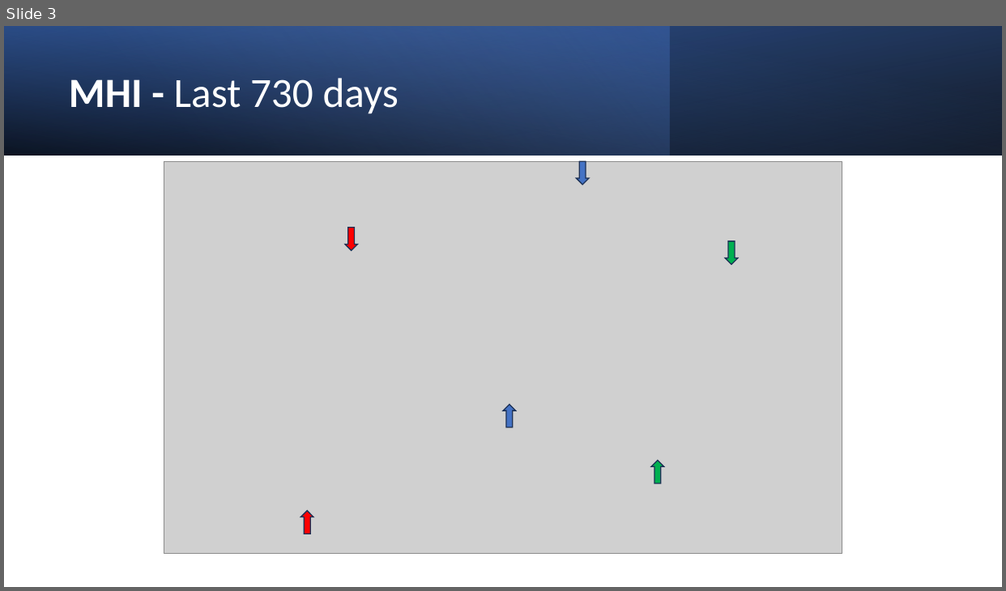
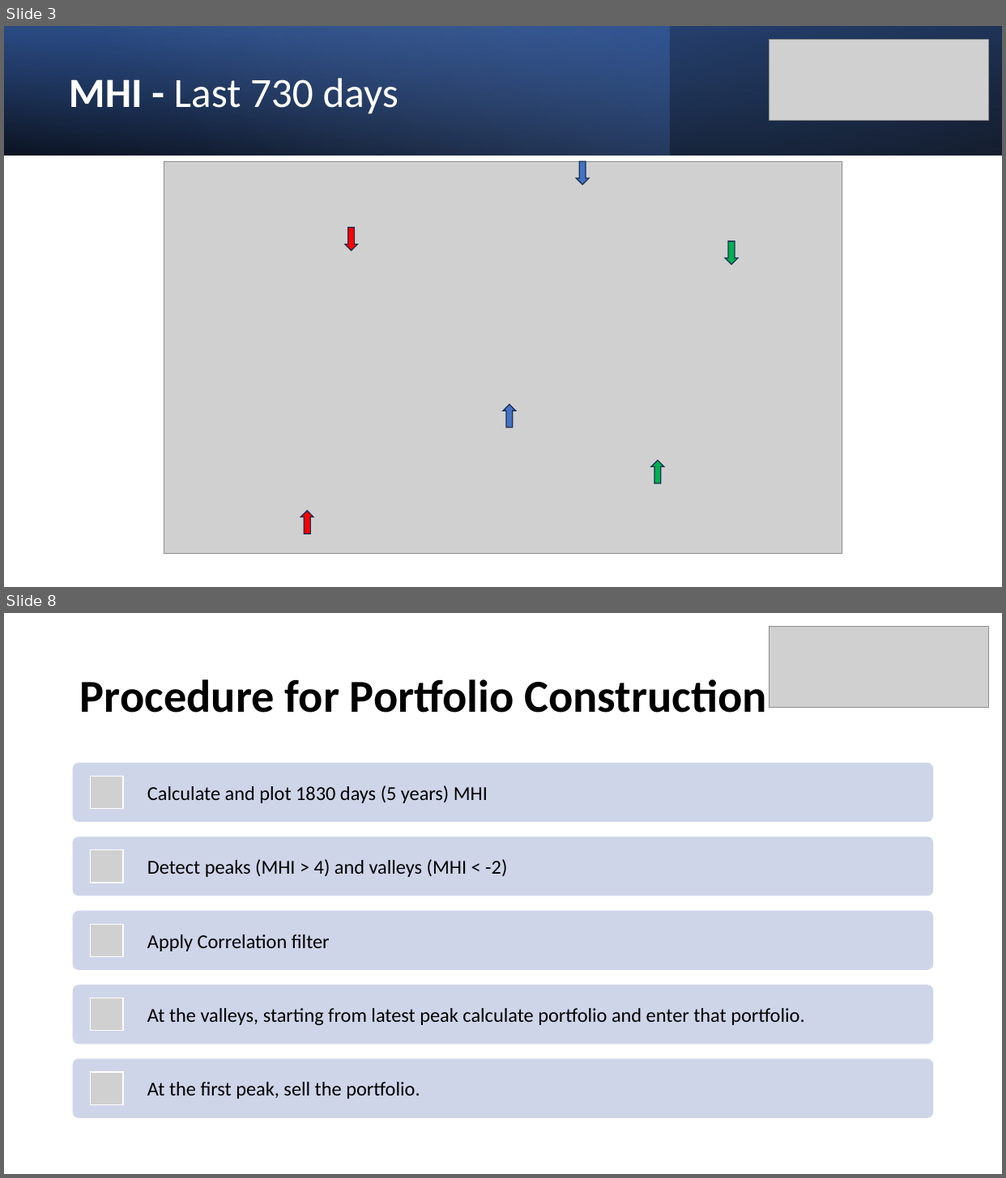
Before and after one commit to MarkovMarkowitz/MarkovMarkowitz, a slide deck: INVESTOR PRESENTATIONS/Investor Presentation v1.pptx. Shown one above the other, each under a label of ours: slide 3 before the commit, slides 3 and 8 after it; the slides between them are not shown. The pictures are 1006x591 and 1006x1178 pixels, drawn with LibreOffice and Linux fonts; fonts in the diff are those of the drawing; grey boxes stand for pictures. Boxes give left, top, right and bottom in pixels: in the first picture for what was removed or moved away, otherwise in the second. Text is boxed around its words. In the diff, an @@ line names an element or a change of style, - is before the commit and + after.

```diff
--- a/INVESTOR PRESENTATIONS/Investor Presentation v1.pptx
+++ b/INVESTOR PRESENTATIONS/Investor Presentation v1.pptx
@@ slide 8 added at (4,613,1002,1174), background #FFFFFF @@
@@ picture added at (769,627,989,707) @@
@@ title added at (80,679,766,713), 44 pt, text #000000, bold @@
+Procedure for Portfolio Construction
@@ group added at (73,763,934,1118): 5 rounded rectangles, 5 pictures, 5 texts @@
+Calculate and plot 1830 days (5 years) MHI
+Detect peaks (MHI > 4) and valleys (MHI < -2)
+Apply Correlation filter
+At the valleys, starting from latest peak calculate portfolio and enter that portfolio.
+At the first peak, sell the portfolio.
@@ slide 3 changed as well @@
@@ picture added at (769,40,989,120) @@
```
Also in this commit, not shown: 3 other slides changed, 6 other slides added, 2 other files.
